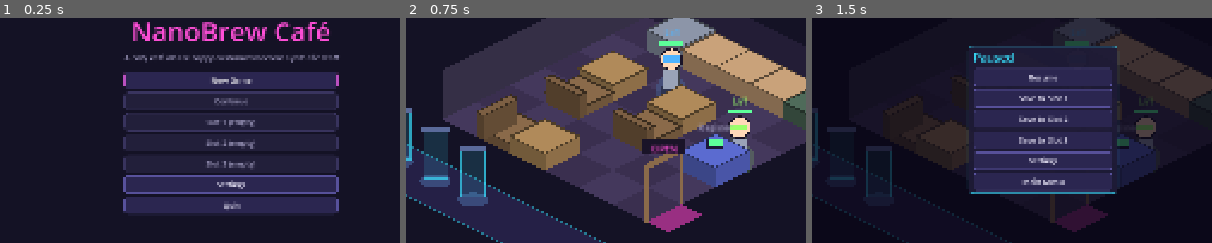
Above: before the commit, frames 1-3 (left to right).
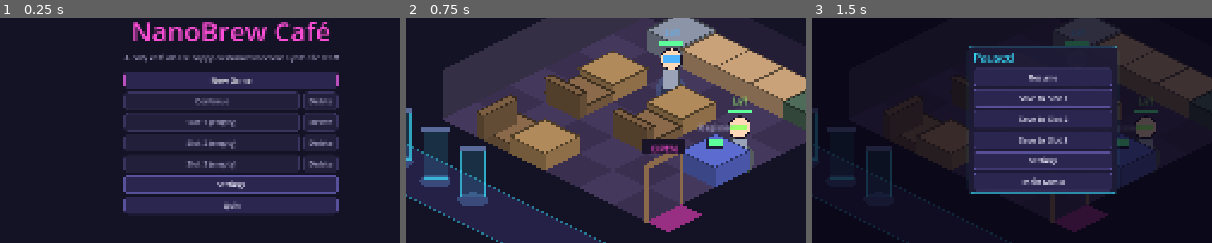
Above: after the commit, the same moments.

Repository: KoraWolF/cafe-sim-game
Game: Godot game, scene res://src/ui/main.tscn
Same seed, same stepped clock (60 frames per second), same inputs: the game is played once before the commit and once after it.
Inputs:
- Up to frame 1 (0.25 s): no input
- Up to frame 2 (0.75 s): click "New Game" at 0.5 s
- Up to frame 3 (1.5 s): click "Menu" at 1.25 s
The pictures show only the part of the screen within x 21-71%, y 27-77%; the shares and areas given below are measured in that part.

The runs differ from the first frame. In frame 1, 1.8% of the frame differs, in the area x 47-83%, y 32-68%; in frame 2, nothing differs; in frame 3, nothing differs.

Commit message:
Save slots show what they hold (day, district, coins, staff, when) and can be deleted from the main menu; pause-menu save buttons say what they overwrite
Co-Authored-By: Claude Opus 5.5 <noreply@anthropic.com>

Diff:
--- a/locale/ui.csv
+++ b/locale/ui.csv
@@ -440,3 +440,11 @@
 ui.cook_cancel,"Cancel %s (refund %d coins)"
 customer.eating,Eating: %s
 error.not_cooking,That stove is not cooking.
+ui.delete_save,Delete
+ui.save_unreadable,This save can't be read.
+ui.save_details,"Day %d · %s · %d coins · %d staff · saved %s"
+ui.autosave,the autosave
+ui.slot_name,Slot %d
+ui.confirm_delete_save,Delete %s?
+ui.confirm_delete_save_details,The save and its backup are removed for good.
+ui.save_over,"Save to Slot %d (now: Day %d, %s)"
--- a/src/core/save_system.gd
+++ b/src/core/save_system.gd
@@ -550,6 +550,21 @@
 	return FileAccess.file_exists(path) or FileAccess.file_exists(path + ".bak")
 
 
+## A quick look at a save (or its backup) without loading it: day, district,
+## coins, staff and when it was written (unix time). {} if neither can be read.
+static func summary(path: String) -> Dictionary:
+	for file: String in [path, path + ".bak"]:
+		if not FileAccess.file_exists(file):
+			continue
+		var raw: Variant = JSON.parse_string(FileAccess.get_file_as_string(file))
+		if raw is Dictionary:
+			var synths: Variant = raw.get("synths", [])
+			return {"day": int(raw.get("day", 0)), "district_id": str(raw.get("district_id", "")),
+				"coins": int(raw.get("coins", 0)), "staff": synths.size() if synths is Array else 0,
+				"saved_at": FileAccess.get_modified_time(file)}
+	return {}
+
+
 static func delete_save(path: String) -> void:
 	for file: String in [path, path + ".bak", path + ".tmp"]:
 		if FileAccess.file_exists(file):
--- a/src/ui/hud.gd
+++ b/src/ui/hud.gd
@@ -29,6 +29,7 @@
 var _toasts := VBoxContainer.new()
 var _feed := VBoxContainer.new()
 var _recipe_menu := PopupMenu.new()
+var _save_buttons: Array[Button] = []
 ## The recipe menu's "cancel this batch" item.
 const CANCEL_COOKING: int = 1000
 var _recipe_stove: int = -1
@@ -147,7 +148,11 @@
 	column.add_child(UiTheme.label(tr("ui.paused"), 28, UiTheme.PANEL_BORDER))
 	column.add_child(UiTheme.button(tr("ui.resume"), toggle_pause))
 	for slot: int in SaveSystem.SLOTS:
-		column.add_child(UiTheme.button(tr("ui.save_slot") % (slot + 1), Session.save_game.bind(slot)))
+		var save := UiTheme.button("", func() -> void:
+			Session.save_game(slot)
+			_label_save_buttons())
+		_save_buttons.append(save)
+		column.add_child(save)
 	column.add_child(UiTheme.button(tr("ui.settings"), settings_requested.emit))
 	column.add_child(UiTheme.button(tr("ui.main_menu"), func() -> void:
 		toggle_pause()
@@ -158,8 +163,16 @@
 	if _pause.visible:
 		_pause.hide_modal()
 	else:
+		_label_save_buttons()
 		_pause.show_modal()
 	Session.paused = _pause.visible
+
+
+## Each save button says what it would overwrite.
+func _label_save_buttons() -> void:
+	for slot: int in _save_buttons.size():
+		var info := SaveSystem.summary(SaveSystem.slot_path(slot))
+		_save_buttons[slot].text = tr("ui.save_slot") % (slot + 1) if info.is_empty() 			else tr("ui.save_over") % [slot + 1, info["day"], UiText.name(info["district_id"])]
 
 
 func refresh() -> void:
--- a/src/ui/main_menu.gd
+++ b/src/ui/main_menu.gd
@@ -1,10 +1,13 @@
 class_name MainMenu
 extends Control
-## Title screen: new game, continue (the autosave), load a slot, quit.
+## Title screen: new game, continue (the autosave), load a slot (each shows
+## what is in it and can be deleted), settings, quit.
 
 signal start_game
 
 var _error := UiTheme.label("", 16, UiTheme.BAD)
+var _saves := VBoxContainer.new()
+var _confirm := ConfirmModal.new()
 
 
 func _ready() -> void:
@@ -27,21 +30,62 @@
 		Session.new_game()
 		start_game.emit())
 	column.add_child(new_game)
-	var resume := UiTheme.button(tr("ui.continue"), _load.bind(-1))
-	resume.disabled = not SaveSystem.has_save(SaveSystem.autosave_path())
-	column.add_child(resume)
-	for slot: int in SaveSystem.SLOTS:
-		var has := SaveSystem.has_save(SaveSystem.slot_path(slot))
-		var load := UiTheme.button(tr("ui.load_slot") % (slot + 1) if has else tr("ui.empty_slot") % (slot + 1), _load.bind(slot))
-		load.disabled = not has
-		column.add_child(load)
+	column.add_child(_saves)
+	_fill_saves()
 	var settings := SettingsPanel.new()
 	column.add_child(UiTheme.button(tr("ui.settings"), settings.open))
 	column.add_child(UiTheme.button(tr("ui.quit"), get_tree().quit))
 	column.add_child(_error)
 	add_child(settings)
+	add_child(_confirm)
+	var resume: Button = _saves.get_child(0).get_child(0).get_child(0)
 	(resume if not resume.disabled else new_game).grab_focus()
 	Sfx.music("night")
+
+
+## The autosave (Continue) and each slot: a load button, a delete button and
+## what the save holds.
+func _fill_saves() -> void:
+	for child: Node in _saves.get_children():
+		_saves.remove_child(child)
+		child.queue_free()
+	for slot: int in range(-1, SaveSystem.SLOTS):
+		var path := SaveSystem.autosave_path() if slot < 0 else SaveSystem.slot_path(slot)
+		var info := SaveSystem.summary(path)
+		var has := SaveSystem.has_save(path)
+		var title := tr("ui.continue") if slot < 0 else (tr("ui.load_slot") % (slot + 1) if has else tr("ui.empty_slot") % (slot + 1))
+		var entry := VBoxContainer.new()
+		entry.add_theme_constant_override("separation", 2)
+		var row := HBoxContainer.new()
+		var load_button := UiTheme.button(title, _load.bind(slot))
+		load_button.size_flags_horizontal = Control.SIZE_EXPAND_FILL
+		load_button.disabled = not has
+		row.add_child(load_button)
+		var delete := UiTheme.button(tr("ui.delete_save"), _ask_delete.bind(slot, path))
+		delete.disabled = not has
+		row.add_child(delete)
+		entry.add_child(row)
+		if not info.is_empty():
+			entry.add_child(UiTheme.label(save_line(info), 15, UiTheme.TEXT_DIM))
+		elif has:
+			entry.add_child(UiTheme.label(tr("ui.save_unreadable"), 15, UiTheme.BAD))
+		_saves.add_child(entry)
+
+
+## "Day 5 · Alley · 1234 coins · 4 staff · saved 2026-10-28 14:02" (local time).
+static func save_line(info: Dictionary) -> String:
+	var bias: int = Time.get_time_zone_from_system().get("bias", 0)
+	var saved := Time.get_datetime_string_from_unix_time(int(info["saved_at"]) + bias * 60, true).left(16)
+	return TranslationServer.translate("ui.save_details") % [info["day"], UiText.name(info["district_id"]), info["coins"],
+		info["staff"], saved]
+
+
+func _ask_delete(slot: int, path: String) -> void:
+	var which := tr("ui.autosave") if slot < 0 else tr("ui.slot_name") % (slot + 1)
+	_confirm.ask(tr("ui.confirm_delete_save") % which, tr("ui.confirm_delete_save_details"), tr("ui.delete_save"),
+		func() -> void:
+			SaveSystem.delete_save(path)
+			_fill_saves())
 
 
 func _load(slot: int) -> void:
--- a/tests/test_save_system.gd
+++ b/tests/test_save_system.gd
@@ -129,3 +129,18 @@
 func test_slot_range() -> void:
 	var data := TestFixtures.data()
 	assert_eq(SaveSystem.save_slot(GameState.new_game(1, data), SaveSystem.SLOTS), ERR_PARAMETER_RANGE_ERROR, "slot 3 of 0..2")
+
+
+func test_summary_shows_a_save_without_loading_it() -> void:
+	var data := TestFixtures.data()
+	var path := "user://test_saves/summary.json"
+	assert_eq(SaveSystem.summary(path), {}, "no save, no summary")
+	var state := GameState.new_game(1, data)
+	state.coins = 345
+	SaveSystem.save(state, path)
+	var info := SaveSystem.summary(path)
+	assert_eq([info.get("day"), info.get("district_id"), info.get("coins"), info.get("staff")], [1, "town", 345, 1],
+		"day, district, coins, staff")
+	assert_true(int(info.get("saved_at", 0)) > 0, "when it was written")
+	SaveSystem.delete_save(path)
+	assert_true(not SaveSystem.has_save(path), "deleted, backup and all")
